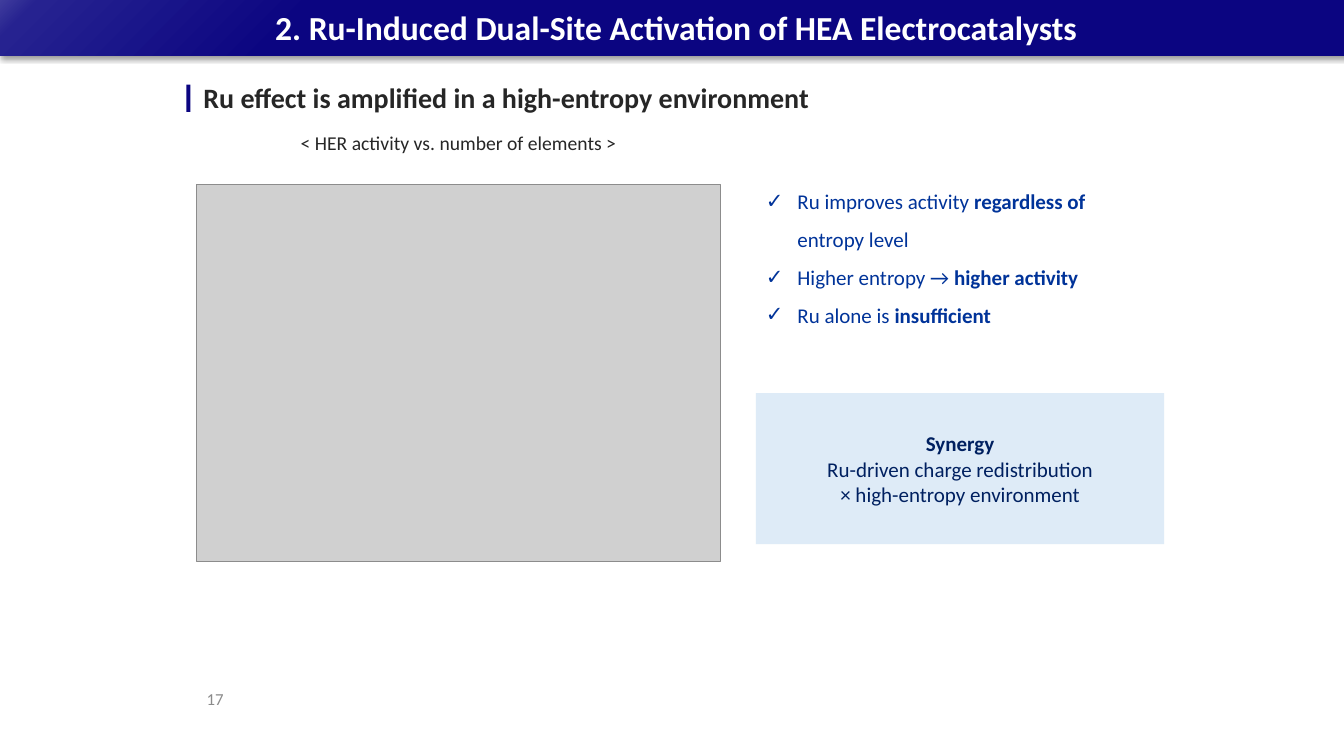
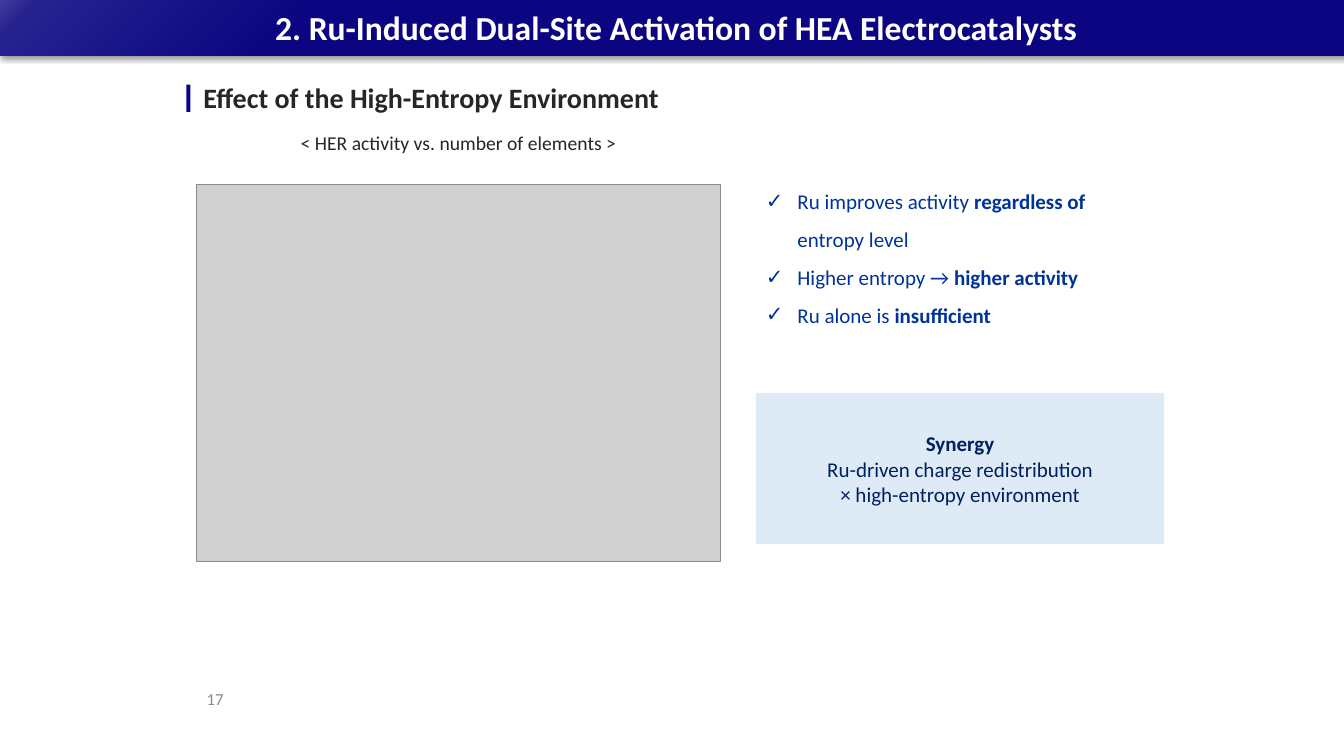
Before and after one commit to limsj0204/letter, a slide deck: slide 17 of 학위논문_디펜스_발표자료_5시료.pptx. Drawn at 1344x756 pixels with LibreOffice and Linux fonts; fonts in the diff are those of the drawing; grey boxes stand for pictures. Boxes give left, top, right and bottom in pixels: in the first picture for what was removed or moved away, otherwise in the second. Text is boxed around its words. In the diff, an @@ line names an element or a change of style, - is before the commit and + after.

```diff
--- a/학위논문_디펜스_발표자료_5시료.pptx
+++ b/학위논문_디펜스_발표자료_5시료.pptx
@@ text at [203,88,659,113]: text changed @@
-Ru effect is amplified in a high-entropy environment
+Effect of the High-Entropy Environment
```
Also in this commit, not shown: 32 other slides changed.
